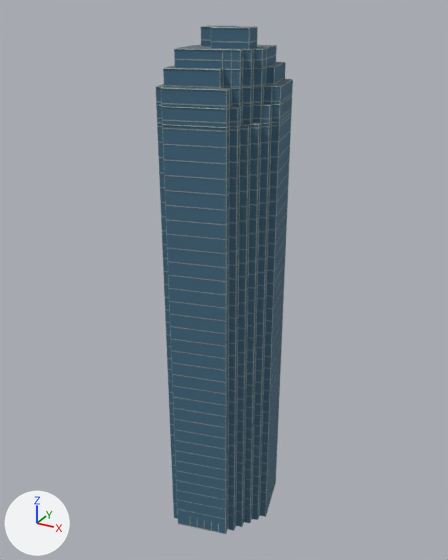
One commit to the glTF model public/models/buildings/bank-of-america-plaza-dallas-far.glb: the scene before it, then after it.
Camera for both pictures: a 50 mm lens placed at (147.0, -271.0, 289.0), pointed at (-4.0, 3.0, 152.0). The axes (+X, +Y, +Z) are drawn at lower left. The lights are the same throughout. The older version comes first. Where no turn or scale is listed for an object, it has been applied to the vertices. Vertices at exactly the same position are counted once.

Objects in the first picture: 'bank-of-america-plaza-dallas-0-band', 'bank-of-america-plaza-dallas-0-glass', 'bank-of-america-plaza-dallas-0-light' and 2 more.
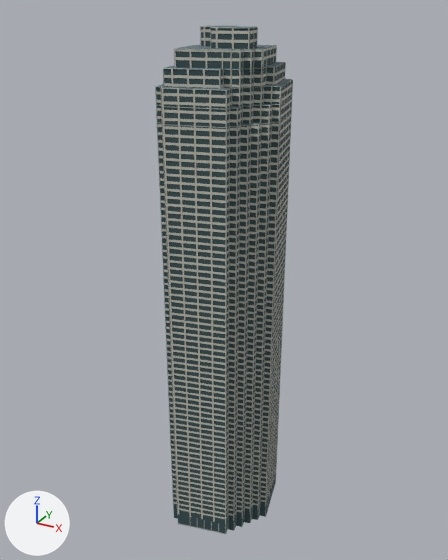
Location of each change, [x1, y1, x2, y2] in pixels of the pictures (448 x 560 px):
```json
{"object": "bank-of-america-plaza-dallas-0-glass", "change": "recoloured", "before": [156, 27, 292, 533], "after": [156, 27, 292, 533], "on screen": "blue to dark cyan"}
{"object": "bank-of-america-plaza-dallas-0-band", "change": "recoloured, reshaped", "before": [157, 39, 292, 519], "after": [155, 26, 293, 524]}
```

The change, as JSON lines over the scene's bpy script:
```json
{"op": "set", "path": "mat_glass.base_color", "old": "(0.0545, 0.144, 0.223)", "new": "(0.0343, 0.0742, 0.0802)", "note": "blue #426a82 -> dark cyan #344d50"}
{"op": "set", "path": "mat_band.base_color", "old": "(0.235, 0.314, 0.342)", "new": "(0.558, 0.552, 0.479)", "note": "grey #85989e -> light grey #c5c4b8"}
{"block": "me_mesh_2", "where": "# used by ob_bank_of_america_plaza_dallas_0_band; location = (0.0, 0.0, 0.0)"}
{"op": "remove", "block": "me_mesh_2", "code": "me_mesh_2.from_pydata(...)  # 4008 vertices, 2004 faces; spans x -28.0..28.0, y -32.0..32.0, z 12.0..275.0"}
{"op": "add", "block": "me_mesh_2", "code": "me_mesh_2.from_pydata(...)  # 8772 vertices, 4386 faces; spans x -28.0..28.0, y -32.0..32.0, z 8.0..281.0"}
{"block": "me_mesh_2", "change": "me_mesh_2 part 1: 588 vertices moved within x -28.0..28.0, y -32.0..32.0, z 20.0..268.0; 1416 vertices removed from x -28.0..28.0, y -32.0..32.0, z 12.0..275.0; 6180 vertices added at x -28.0..28.0, y -32.0..32.0, z 8.0..281.0"}
```
